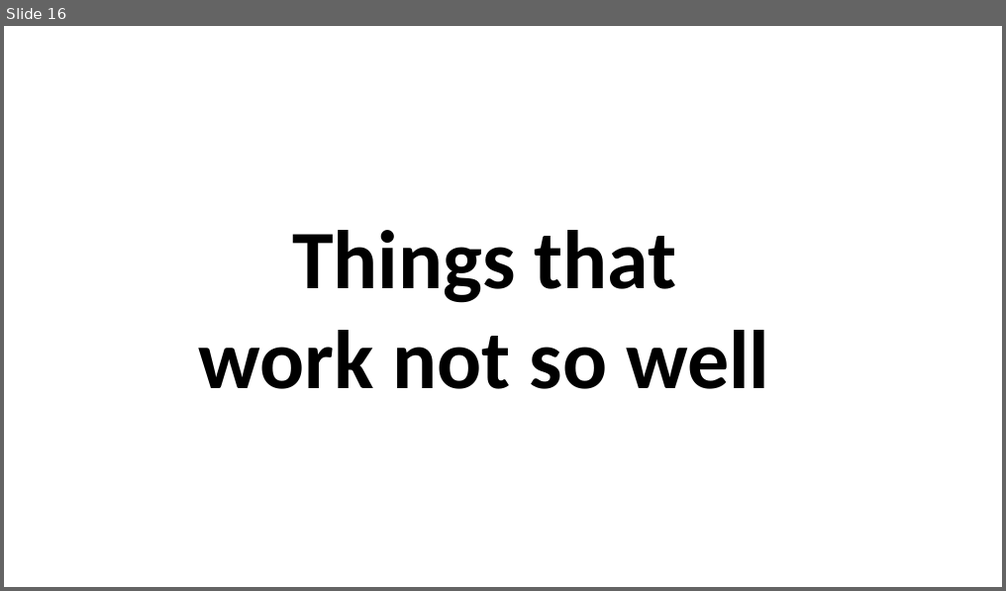
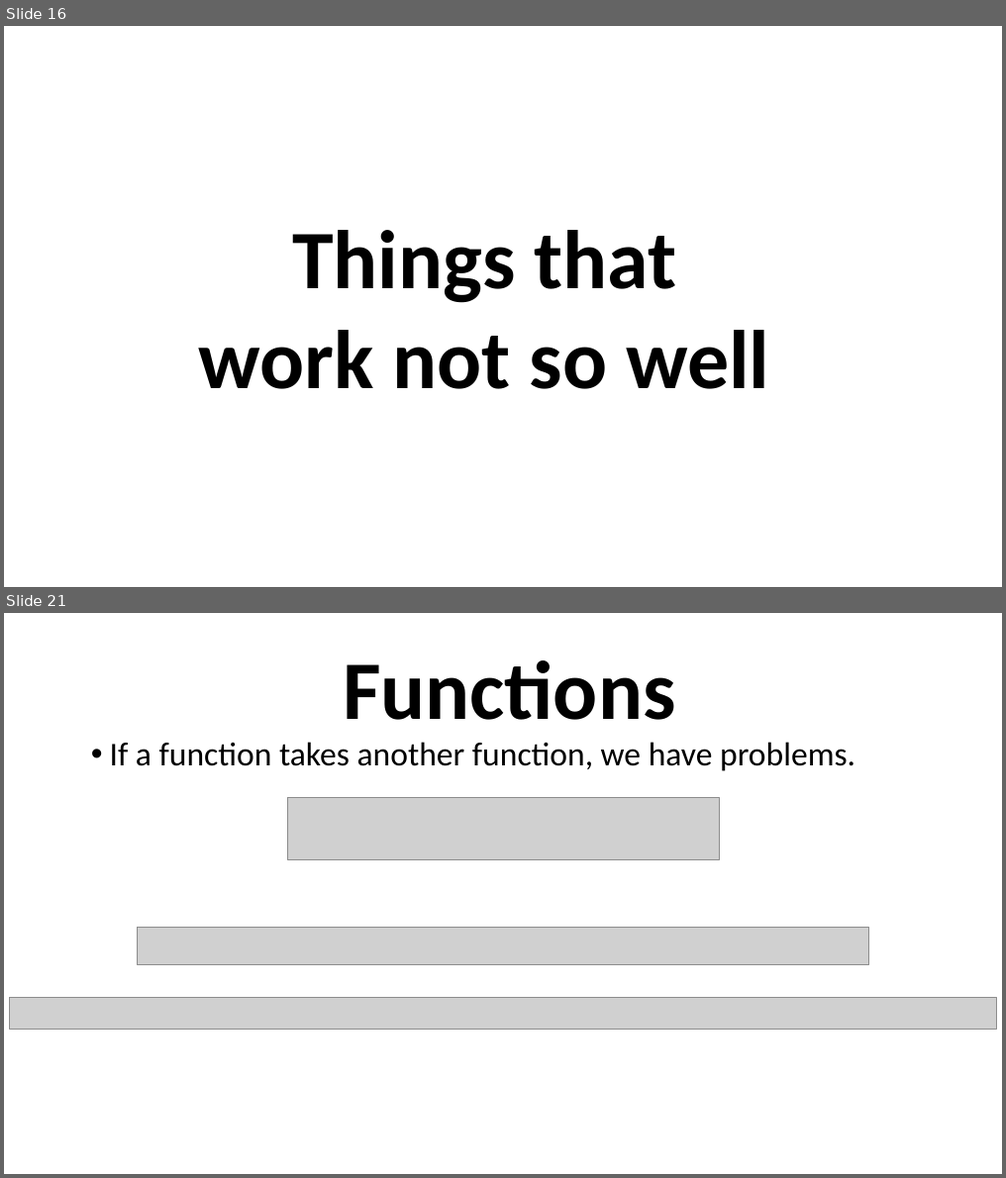
Before and after one commit to grab-a-byte/DotnetInterop, a slide deck: DotnetInteropSlides.pptx. Shown one above the other, each under a label of ours: slide 16 before the commit, slides 16 and 21 after it; the slides between them are not shown. The pictures are 1006x591 and 1006x1178 pixels, drawn with LibreOffice and Linux fonts; fonts in the diff are those of the drawing; grey boxes stand for pictures. Boxes give left, top, right and bottom in pixels: in the first picture for what was removed or moved away, otherwise in the second. Text is boxed around its words. In the diff, an @@ line names an element or a change of style, - is before the commit and + after.

```diff
--- a/DotnetInteropSlides.pptx
+++ b/DotnetInteropSlides.pptx
@@ slide 21 added at <box>4,613,1002,1174</box>, background #FFFFFF @@
@@ text added at <box>343,661,675,720</box>, 80 pt, text #000000, bold @@
+Functions
@@ text added at <box>110,742,855,771</box>, 32 pt, text #000000 @@
+    • If a function takes another function, we have problems.
@@ picture added at <box>287,798,719,861</box> @@
@@ picture added at <box>138,928,869,964</box> @@
@@ picture added at <box>10,998,997,1029</box> @@
```
Also in this commit, not shown: 2 slides changed, 4 other slides added, 4 other files.
